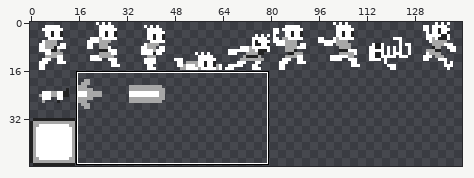
Two states of a sprite sheet, assets/tilesheet.png. The picture above shows the old version from afar; the outline marks the close-up.
Close-up. Before the edit:
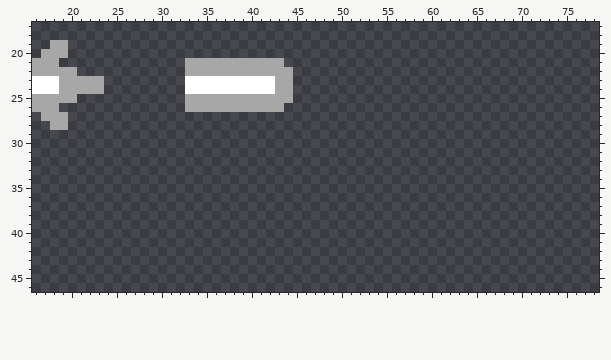
The file is 144x48 pixels. Shown: x 16..78, y 17..46.
New version:
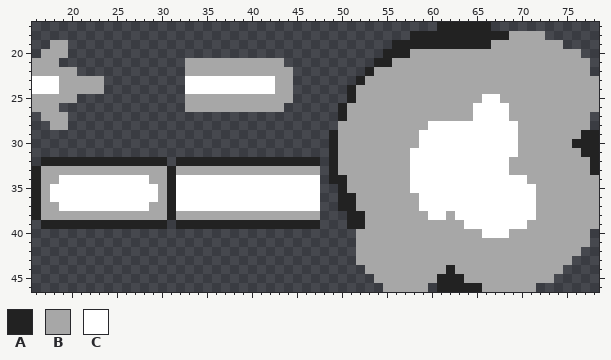
Palette (. is transparent): A #222222  B #a7a7a7  C #ffffff
Diff:
@@ x 16..78 @@
-17 ...............................................................
-18 ...............................................................
-19 ..BB...........................................................
-20 .BBB...........................................................
-21 BBB..............BBBBBBBBBBB...................................
-22 BBBBB............BBBBBBBBBBBB..................................
-23 CCCBBBBB.........CCCCCCCCCCBB..................................
-24 CCCBBBBB.........CCCCCCCCCCBB..................................
-25 BBBBB............BBBBBBBBBBBB..................................
-26 BBB..............BBBBBBBBBBB...................................
-27 .BBB...........................................................
-28 ..BB...........................................................
-29 ...............................................................
-30 ...............................................................
-31 ...............................................................
-32 ...............................................................
-33 ...............................................................
-34 ...............................................................
-35 ...............................................................
-36 ...............................................................
-37 ...............................................................
-38 ...............................................................
-39 ...............................................................
-40 ...............................................................
-41 ...............................................................
-42 ...............................................................
-43 ...............................................................
-44 ...............................................................
-45 ...............................................................
-46 ...............................................................
+17 .............................................AAAAAA............
+18 ..........................................AAAAAAAAAAABBBB......
+19 ..BB....................................AAAAAAAAAAABBBBBBBB....
+20 .BBB...................................AAABBBBBBBBBBBBBBBBBBB..
+21 BBB..............BBBBBBBBBBB..........AABBBBBBBBBBBBBBBBBBBBBB.
+22 BBBBB............BBBBBBBBBBBB........ABBBBBBBBBBBBBBBBBBBBBBBB.
+23 CCCBBBBB.........CCCCCCCCCCBB.......ABBBBBBBBBBBBBBBBBBBBBBBBBB
+24 CCCBBBBB.........CCCCCCCCCCBB......ABBBBBBBBBBBBBBBBBBBBBBBBBBB
+25 BBBBB............BBBBBBBBBBBB......ABBBBBBBBBBBBBBCCBBBBBBBBBBB
+26 BBB..............BBBBBBBBBBB......ABBBBBBBBBBBBBBCCCCBBBBBBBBBB
+27 .BBB..............................ABBBBBBBBBBBBBBCCCCBBBBBBBBB.
+28 ..BB..............................BBBBBBBBBBCCCCCCCCCCBBBBBBBB.
+29 .................................ABBBBBBBBBCCCCCCCCCCCBBBBBBBAA
+30 .................................ABBBBBBBBBCCCCCCCCCCCBBBBBBAAA
+31 .................................ABBBBBBBBCCCCCCCCCCCCBBBBBBBAA
+32 .AAAAAAAAAAAAAA.AAAAAAAAAAAAAAAA.ABBBBBBBBCCCCCCCCCCCBBBBBBBBBA
+33 ABBBBBBBBBBBBBBABBBBBBBBBBBBBBBB.ABBBBBBBBCCCCCCCCCCCBBBBBBBBBA
+34 ABBCCCCCCCCCCBBACCCCCCCCCCCCCCCC.AABBBBBBBCCCCCCCCCCCCCBBBBBBBB
+35 ABCCCCCCCCCCCCBACCCCCCCCCCCCCCCC..ABBBBBBBCCCCCCCCCCCCCCBBBBBBB
+36 ABCCCCCCCCCCCCBACCCCCCCCCCCCCCCC..AABBBBBBBCCCCCCCCCCCCCBBBBBBB
+37 ABBCCCCCCCCCCBBACCCCCCCCCCCCCCCC..AABBBBBBBCCCCCCCCCCCCCBBBBBBB
+38 ABBBBBBBBBBBBBBABBBBBBBBBBBBBBBB...AABBBBBBBCCBCCCCCCCCCBBBBBBB
+39 .AAAAAAAAAAAAAA.AAAAAAAAAAAAAAAA...AABBBBBBBBBBBCCCCCCCBBBBBBBB
+40 ....................................BBBBBBBBBBBBBBCCCBBBBBBBBB.
+41 ....................................BBBBBBBBBBBBBBBBBBBBBBBBBB.
+42 ....................................BBBBBBBBBBBBBBBBBBBBBBBBB..
+43 ....................................BBBBBBBBBBBBBBBBBBBBBBBB...
+44 .....................................BBBBBBBBBABBBBBBBBBBBB....
+45 ......................................BBBBBBBAAABBBBBBBBBB.....
+46 .......................................BBBBB.AAAAABBBBBB.......
